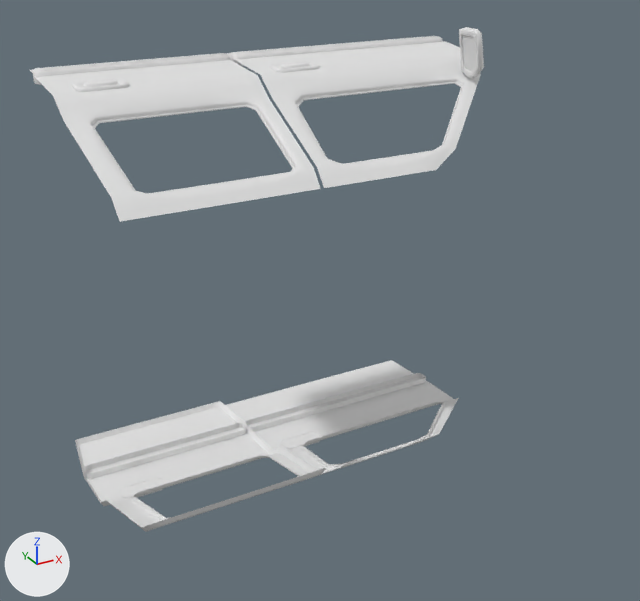
The glTF model public/models/rctruck/doors.glb: old version first, new version second.
Before and after are seen from a camera (50 mm lens) standing at (-0.779, -2.28, 0.661) and looking at (-0.048, -0.951, -0.004). Every picture has the same lights, and +X, +Y and +Z are marked at lower left. The older version comes first. Vertices at exactly the same position are counted once.

Objects in the first picture: 'doors'.
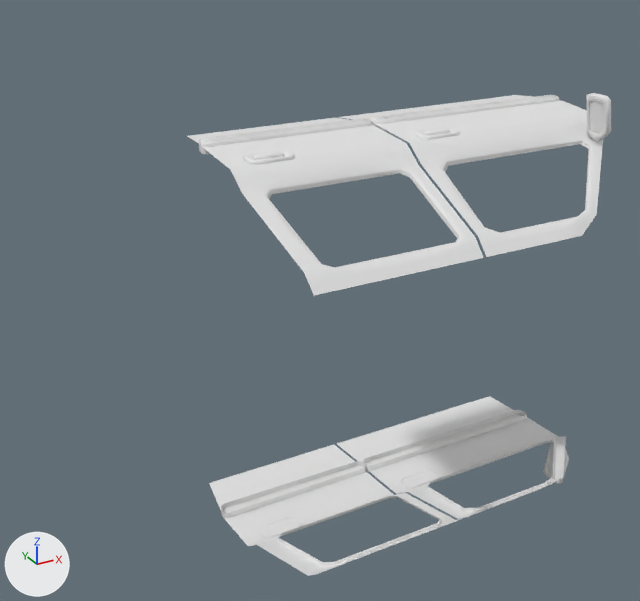
Edits to the scene script, one JSON object a line:
```json
{"block": "me_cube_002", "where": "# used by ob_doors; location = (-0.145, -0.76, 0.0); rotation_euler = (1.571, 1.565, 0.0), in degrees (90, 90, 0); scale = (0.416, 0.416, 0.416)"}
{"op": "remove", "block": "me_cube_002", "code": "me_cube_002.from_pydata(...)  # 5793 vertices, 10948 faces; spans x -1.1..1.0, y -0.78..1.27, z -0.43..0.85"}
{"op": "add", "block": "me_cube_002", "code": "me_cube_002.from_pydata(...)  # 5232 vertices, 9904 faces; spans x -1.1..1.1, y -0.77..1.27, z -0.41..0.84"}
{"block": "me_cube_002", "change": "me_cube_002 part 1: a new loose piece of 282 vertices spanning x 0.87..1.1, y 1.06..1.14, z 0.26..0.4"}
{"block": "me_cube_002", "change": "me_cube_002 part 2: 31 vertices moved within x 0.68..0.95, y -0.66..0.85, z -0.15..0.76; 501 vertices removed from x 0.6..0.98, y -0.78..1.06, z -0.43..0.85"}
{"block": "me_cube_002", "change": "me_cube_002 part 3: 55 vertices moved within x -0.89..-0.68, y -0.66..1.11, z 0.28..0.76; 392 vertices removed from x -0.86..-0.68, y -0.66..1.06, z 0.28..0.76"}
{"block": "me_cube_002", "change": "other edits to the shape of me_cube_002 do not show in these pictures"}
{"op": "set", "path": "ob_doors.location", "old": "(-0.145, -0.76, 0.0)", "new": "(-0.004, -1.039, -0.028)"}
{"op": "set", "path": "ob_doors.scale", "old": "(0.416, 0.416, 0.416)", "new": "(0.362, 0.362, 0.362)"}
```

Where the change shows, as pixel boxes [x1, y1, x2, y2] in the pictures (640 x 601 px):
```json
{"object": "doors", "change": "reshaped, moved, rescaled", "before": [30, 27, 484, 532], "after": [187, 93, 611, 576], "on screen": "7% narrower"}
{"part": 1, "of": "me_cube_002", "change": "added", "after": [543, 443, 569, 484]}
{"part": 2, "of": "me_cube_002", "change": "cut back", "before": [75, 401, 444, 532], "after": [278, 441, 553, 566]}
{"part": 3, "of": "me_cube_002", "change": "reshaped", "before": [93, 71, 470, 194], "after": [268, 136, 590, 241]}
```
